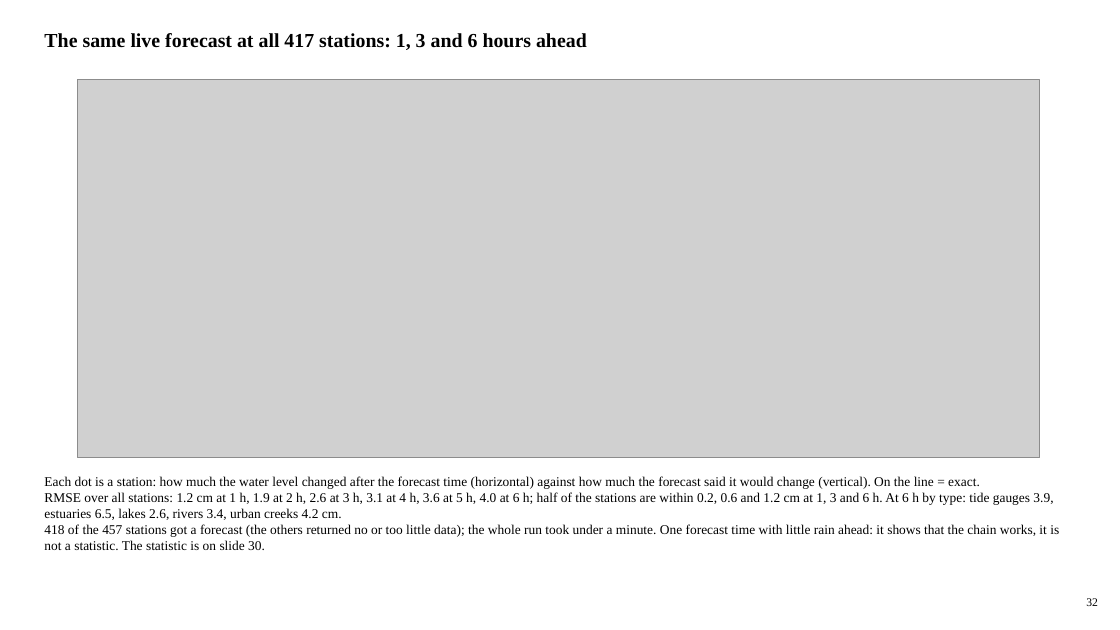
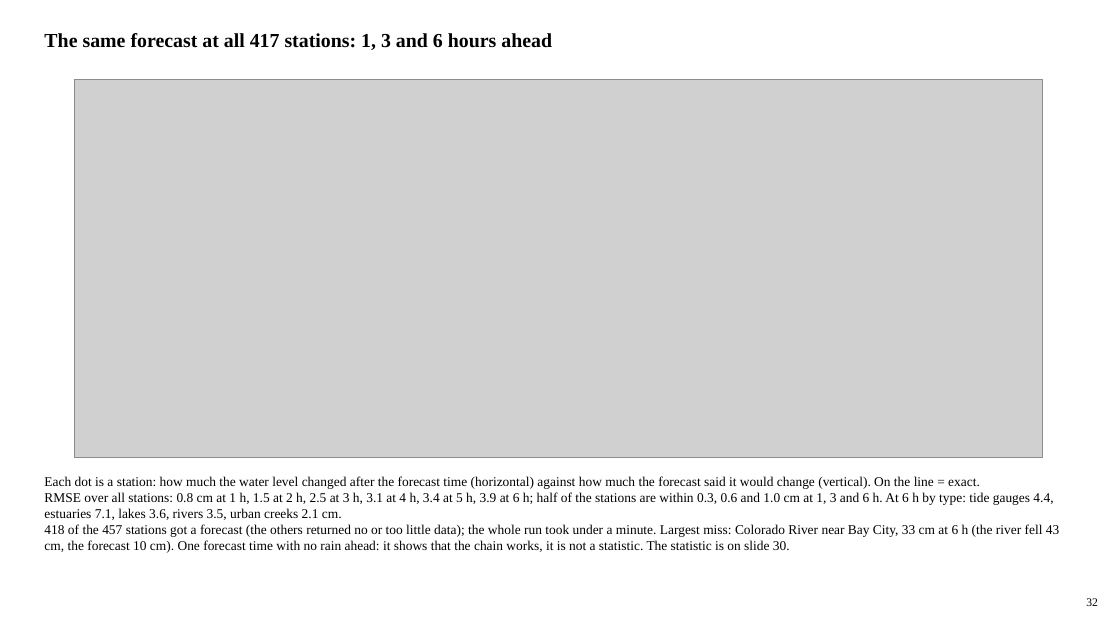
Before and after one commit to LaurenW1997/subdomainLSTM, a slide deck: slide 32 of deliverables/17_versions/version_comparison.pptx. Drawn at 1120x630 pixels with LibreOffice and Linux fonts; fonts in the diff are those of the drawing; grey boxes stand for pictures. Boxes give left, top, right and bottom in pixels: in the first picture for what was removed or moved away, otherwise in the second. Text is boxed around its words. In the diff, an @@ line names an element or a change of style, - is before the commit and + after.

```diff
--- a/deliverables/17_versions/version_comparison.pptx
+++ b/deliverables/17_versions/version_comparison.pptx
@@ text at [44, 33, 552, 50]: text changed @@
-The same live forecast at all 417 stations: 1, 3 and 6 hours ahead
+The same forecast at all 417 stations: 1, 3 and 6 hours ahead
@@ picture: place and size @@
-picture at [77, 80, 1040, 458]
+picture at [75, 80, 1044, 458]
@@ text at [44, 492, 1059, 553]: text changed @@
-RMSE over all stations: 1.2 cm at 1 h, 1.9 at 2 h, 2.6 at 3 h, 3.1 at 4 h, 3.6 at 5 h, 4.0 at 6 h; half of the stations are within 0.2, 0.6 and 1.2 cm at 1, 3 and 6 h. At 6 h by type: tide gauges 3.9, estuaries 6.5, lakes 2.6, rivers 3.4, urban creeks 4.2 cm.
-418 of the 457 stations got a forecast (the others returned no or too little data); the whole run took under a minute. One forecast time with little rain ahead: it shows that the chain works, it is not a statistic. The statistic is on slide 30.
+RMSE over all stations: 0.8 cm at 1 h, 1.5 at 2 h, 2.5 at 3 h, 3.1 at 4 h, 3.4 at 5 h, 3.9 at 6 h; half of the stations are within 0.3, 0.6 and 1.0 cm at 1, 3 and 6 h. At 6 h by type: tide gauges 4.4, estuaries 7.1, lakes 3.6, rivers 3.5, urban creeks 2.1 cm.
+418 of the 457 stations got a forecast (the others returned no or too little data); the whole run took under a minute. Largest miss: Colorado River near Bay City, 33 cm at 6 h (the river fell 43 cm, the forecast 10 cm). One forecast time with no rain ahead: it shows that the chain works, it is not a statistic. The statistic is on slide 30.
```
Also in this commit, not shown: 2 other slides changed, 8 other files.
